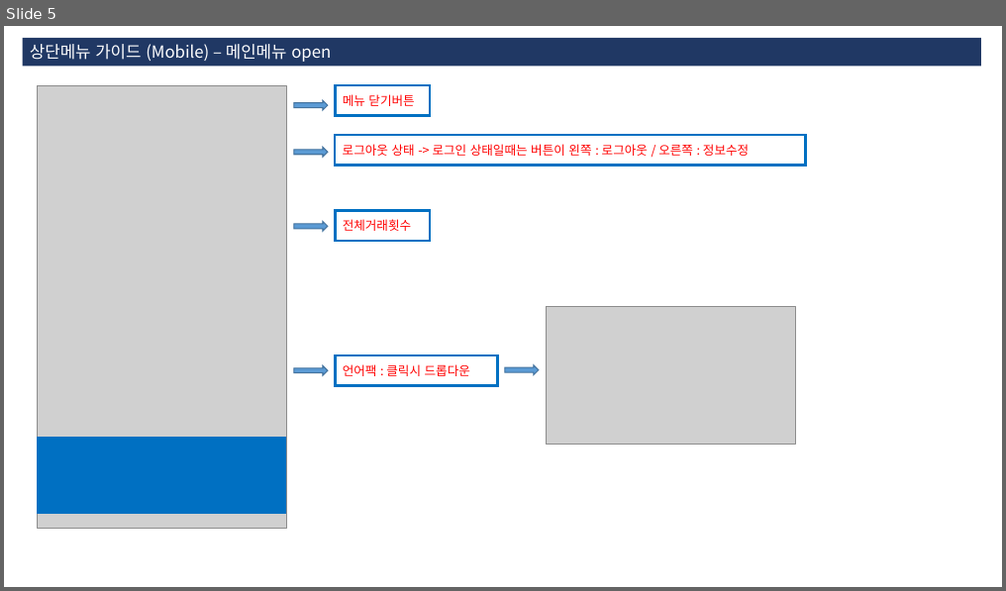
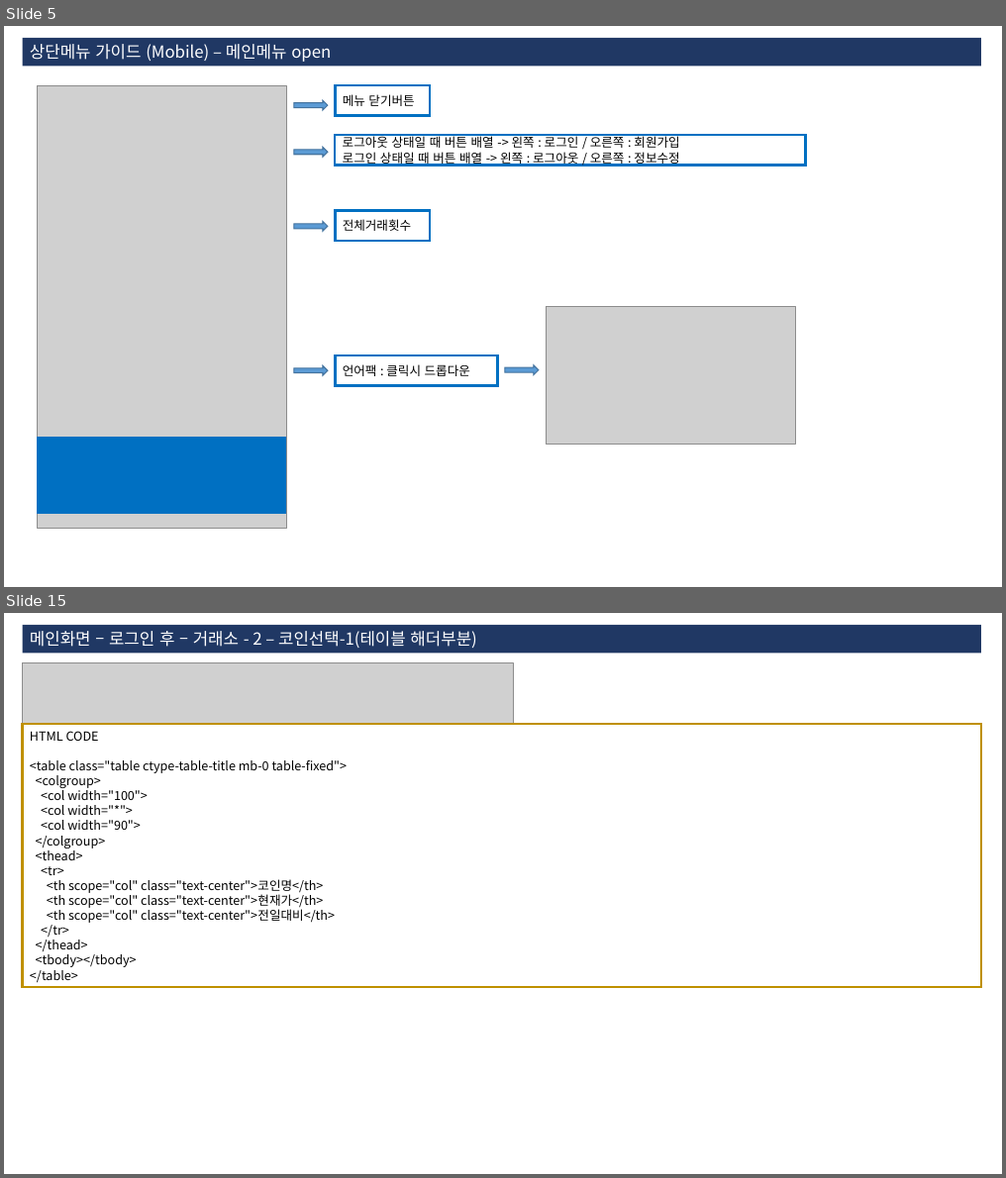
Before and after one commit to 3dwebart/html-publish, a slide deck: web/data/guide.pptx. Shown one above the other, each under a label of ours: slide 5 before the commit, slides 5 and 15 after it; the slides between them are not shown. The pictures are 1006x591 and 1006x1178 pixels, drawn with LibreOffice and Linux fonts; fonts in the diff are those of the drawing; grey boxes stand for pictures. Boxes give left, top, right and bottom in pixels: in the first picture for what was removed or moved away, otherwise in the second. Text is boxed around its words. In the diff, an @@ line names an element or a change of style, - is before the commit and + after.

```diff
--- a/web/data/guide.pptx
+++ b/web/data/guide.pptx
@@ slide 15 added at (4,613,1002,1174), background #FFFFFF @@
@@ rectangle added at (23,625,982,654), fill #203864, 16 pt, text #FFFFFF @@
+메인화면 – 로그인 후 – 거래소 - 2 – 코인선택-1(테이블 해더부분)
@@ picture added at (23,663,514,935) @@
@@ rectangle added at (23,725,982,988), fill #FFFFFF, outline #BF9000 2.25 pt, 12 pt, text #000000 @@
+HTML CODE
+<table class="table ctype-table-title mb-0 table-fixed">
+<colgroup>
+<col width="100">
+<col width="*">
+<col width="90">
+</colgroup>
+<thead>
+<tr>
+<th scope="col" class="text-center">코인명</th>
+<th scope="col" class="text-center">현재가</th>
+<th scope="col" class="text-center">전일대비</th>
+</tr>
+</thead>
+<tbody></tbody>
+</table>
@@ slide 5 changed as well @@
@@ text in rectangle at (343,134,679,166): text changed; text colour #FF0000 to #000000 @@
-로그아웃 상태 -> 로그인 상태일때는 버튼이 왼쪽 : 로그아웃 / 오른쪽 : 정보수정
+로그아웃 상태일 때 버튼 배열 -> 왼쪽 : 로그인 / 오른쪽 : 회원가입
+로그인 상태일 때 버튼 배열 -> 왼쪽 : 로그아웃 / 오른쪽 : 정보수정
@@ text colour #FF0000 to #000000 in 3 elements at (335,85,430,115), (335,211,430,241), (335,356,497,385) @@
```
Also in this commit, not shown: 4 other slides changed, 25 other slides added, 12 slides removed, 14 other files.
